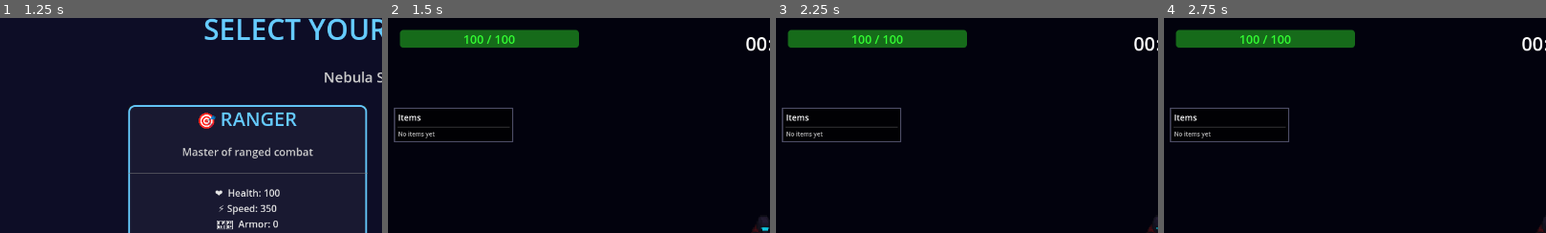
Above: before the commit, frames 1-4 (left to right).
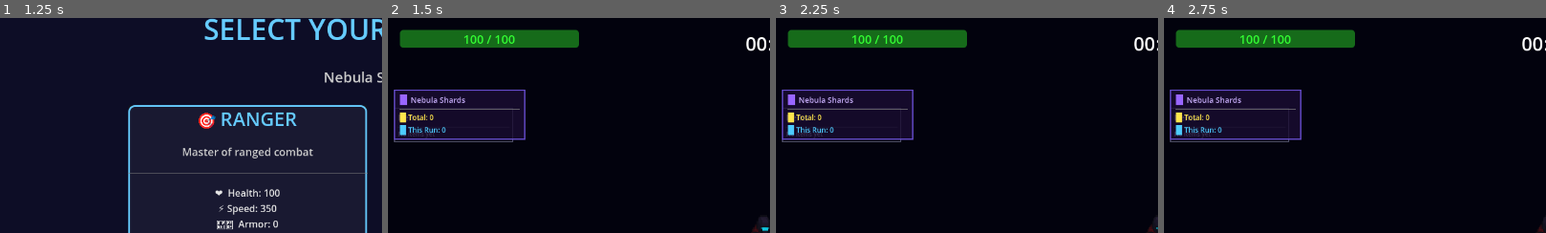
Above: after the commit, the same moments.

Repository: darkmage1000/Nebula-Revenant
Game: Godot game, scene res://MainMenu.tscn
Two runs of this game, one before a commit and one after it. Both use one fixed random seed, a clock stepped at 60 frames per second and the inputs below.
Inputs:
- Up to frame 1 (1.25 s): click "[ START MISSION ]" at 0.5 s
- Up to frame 2 (1.5 s): click "SELECT" at 1.25 s
- Up to frame 3 (2.25 s): tap Enter (ui_accept) at 2 s; hold D (ui_right) from 2.03 s (still down)
- Up to frame 4 (2.75 s): keep holding D (ui_right); tap Enter (ui_accept) at 2.27 s
The pictures show only the part of the screen within x 0-50%, y 0-50%; the shares and areas given below are measured in that part.

Frame 1 is identical in both runs. In frame 2, 7.8% of the frame differs, in the area x 1-36%, y 33-57%; in frame 3, 7.8%; in frame 4, 7.8%.
Error before the commit: Parse Error: Unrecognized annotation: "@ontml". (res://NebulaShardUI.gd:10)

Commit message:
Fix syntax error in NebulaShardUI.gd
Fixed parser error caused by XML syntax accidentally included in GDScript.
Changed @ontml:parameter to proper @onready annotation.

Diff:
--- a/NebulaShardUI.gd
+++ b/NebulaShardUI.gd
@@ -7,8 +7,7 @@
 var last_run_shards: int = -1
 
 @onready var total_label: Label = null
-@ontml:parameter>
-<parameter name="run_label">: Label = null
+@onready var run_label: Label = null
 
 func _ready():
 	# Get SaveManager reference
